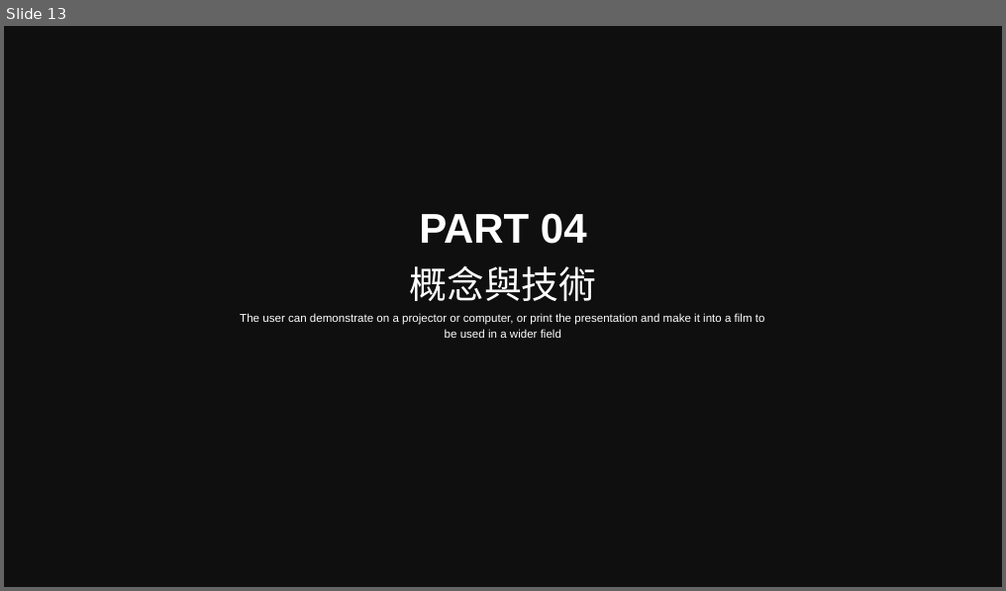
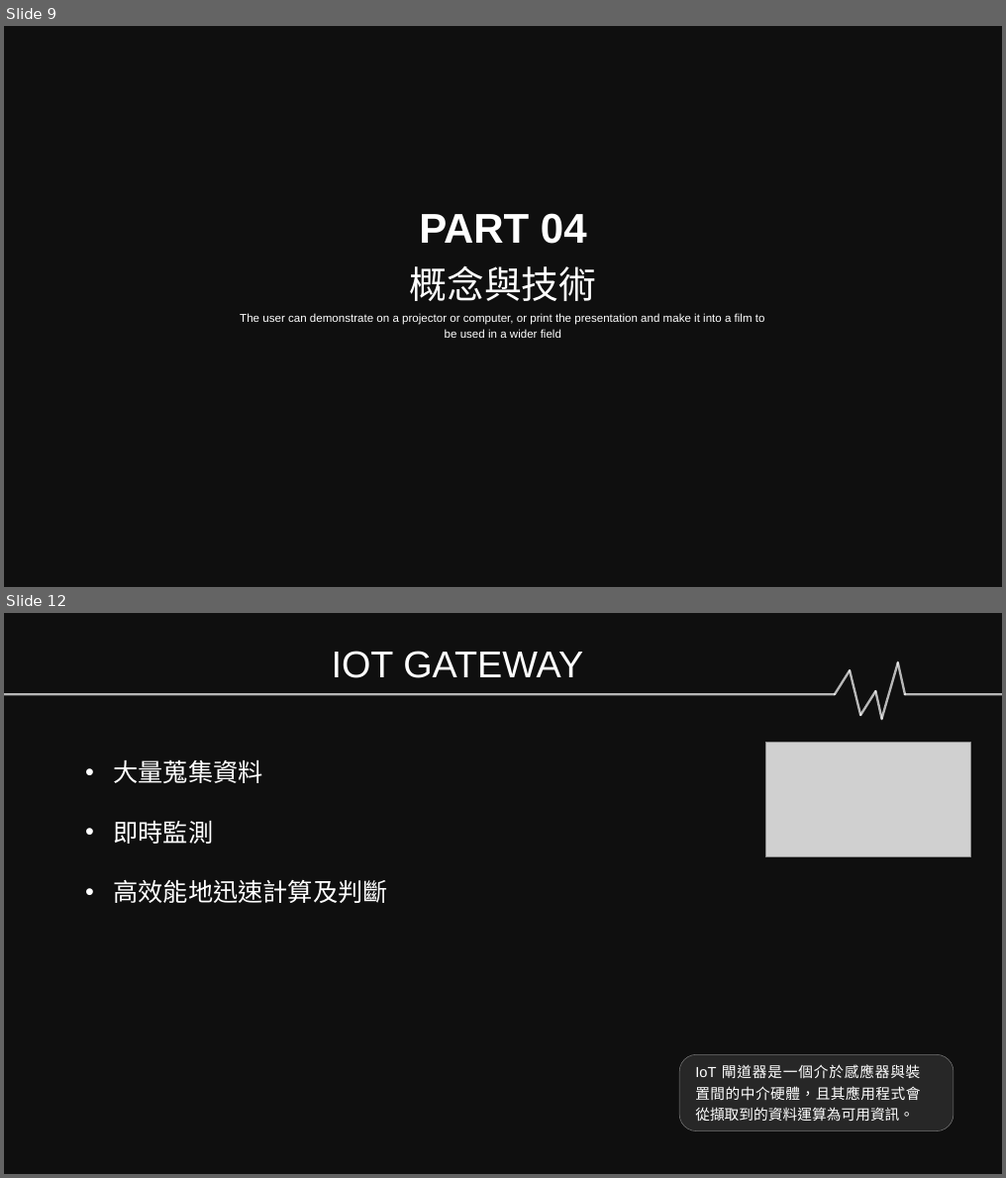
Before and after one commit to Sikako/hackthon, a slide deck: bigdata.pptx. Shown one above the other, each under a label of ours: slide 13 before the commit, slides 9 and 12 after it; the slides between them are not shown. The pictures are 1006x591 and 1006x1178 pixels, drawn with LibreOffice and Linux fonts; fonts in the diff are those of the drawing; grey boxes stand for pictures; background and template pictures are left out; a plain dark background stands for a picture behind light text. Boxes give left, top, right and bottom in pixels: in the first picture for what was removed or moved away, otherwise in the second. Text is boxed around its words. In the diff, an @@ line names an element or a change of style, - is before the commit and + after.

```diff
--- a/bigdata.pptx
+++ b/bigdata.pptx
@@ slide 12 added at (4,613,1002,1174), background picture (left out); not listed: 1 template element that a slide beside it also shows @@
@@ text added at (332,651,583,678), 36 pt, text #FFFFFF @@
+IOT GATEWAY
@@ group added at (4,663,1002,719): 8 lines @@
@@ text added at (113,761,387,903), 24 pt, text #FFFFFF @@
+• 大量蒐集資料
+• 即時監測
+• 高效能地迅速計算及判斷
@@ picture added at (766,743,971,858) @@
@@ rounded rectangle added at (679,1055,953,1131), fill #FCFCFC at 10% opacity, outline #FFFFFF 0.5 pt @@
@@ text added at (695,1064,920,1122), 14 pt, text #FFFFFF @@
+IoT 閘道器是一個介於感應器與裝置間的中介硬體，且其應用程式會從擷取到的資料運算為可用資訊。
@@ what was slide 13 is now slide 9 @@
```
Also in this commit, not shown: 8 slides changed, 1 other slide added, 4 slides removed.
